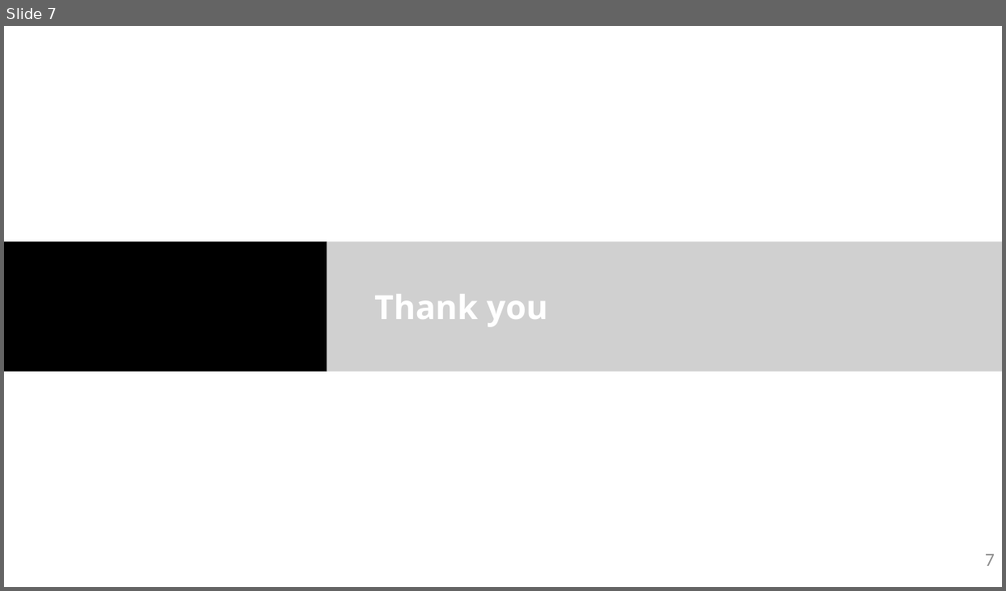
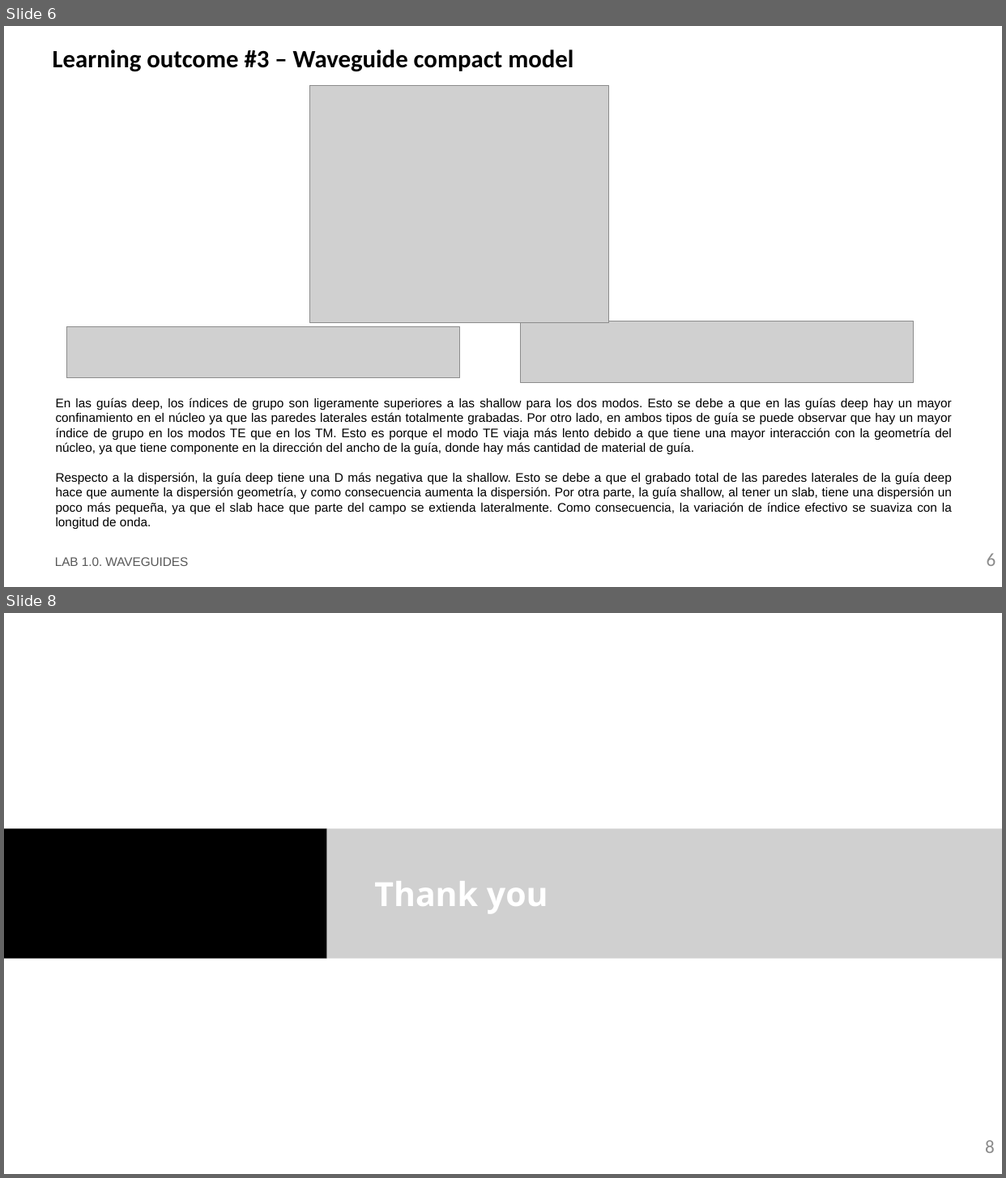
Before and after one commit to snacmuo/pic-upv-lab1, a slide deck: LabBook_10.pptx. Shown one above the other, each under a label of ours: slide 7 before the commit, slides 6 and 8 after it; the slides between them are not shown. The pictures are 1006x591 and 1006x1178 pixels, drawn with LibreOffice and Linux fonts; fonts in the diff are those of the drawing; grey boxes stand for pictures; background and template pictures are left out. Boxes give left, top, right and bottom in pixels: in the first picture for what was removed or moved away, otherwise in the second. Text is boxed around its words. In the diff, an @@ line names an element or a change of style, - is before the commit and + after.

```diff
--- a/LabBook_10.pptx
+++ b/LabBook_10.pptx
@@ slide 6 added at (x1=4, y1=26, x2=1002, y2=587), background #FFFFFF @@
@@ title added at (x1=53, y1=49, x2=573, y2=72), 24 pt, text #000000, bold @@
+Learning outcome #3 – Waveguide compact model
@@ picture added at (x1=309, y1=85, x2=609, y2=322) @@
@@ picture added at (x1=66, y1=327, x2=459, y2=378) @@
@@ picture added at (x1=521, y1=322, x2=914, y2=383) @@
@@ text added at (x1=56, y1=398, x2=952, y2=529), 12 pt, text #000000 @@
+En las guías deep, los índices de grupo son ligeramente superiores a las shallow para los dos modos. Esto se debe a que en las guías deep hay un mayor confinamiento en el núcleo ya que las paredes laterales están totalmente grabadas. Por otro lado, en ambos tipos de guía se puede observar que hay un mayor índice de grupo en los modos TE que en los TM. Esto es porque el modo TE viaja más lento debido a que tiene una mayor interacción con la geometría del núcleo, ya que tiene componente en la dirección del ancho de la guía, donde hay más cantidad de material de guía.
+Respecto a la dispersión, la guía deep tiene una D más negativa que la shallow. Esto se debe a que el grabado total de las paredes laterales de la guía deep hace que aumente la dispersión geometría, y como consecuencia aumenta la dispersión. Por otra parte, la guía shallow, al tener un slab, tiene una dispersión un poco más pequeña, ya que el slab hace que parte del campo se extienda lateralmente. Como consecuencia, la variación de índice efectivo se suaviza con la longitud de onda.
@@ text added at (x1=55, y1=557, x2=188, y2=566), 12 pt, text #585858 @@
+LAB 1.0. WAVEGUIDES
@@ page number added at (x1=987, y1=553, x2=996, y2=566), 18 pt, text #8C8C8C @@
+6
@@ what was slide 7 is now slide 8 @@
@@ page number at (x1=985, y1=1140, x2=995, y2=1153): text changed @@
-7
+8
```
Also in this commit, not shown: 3 slides changed.
